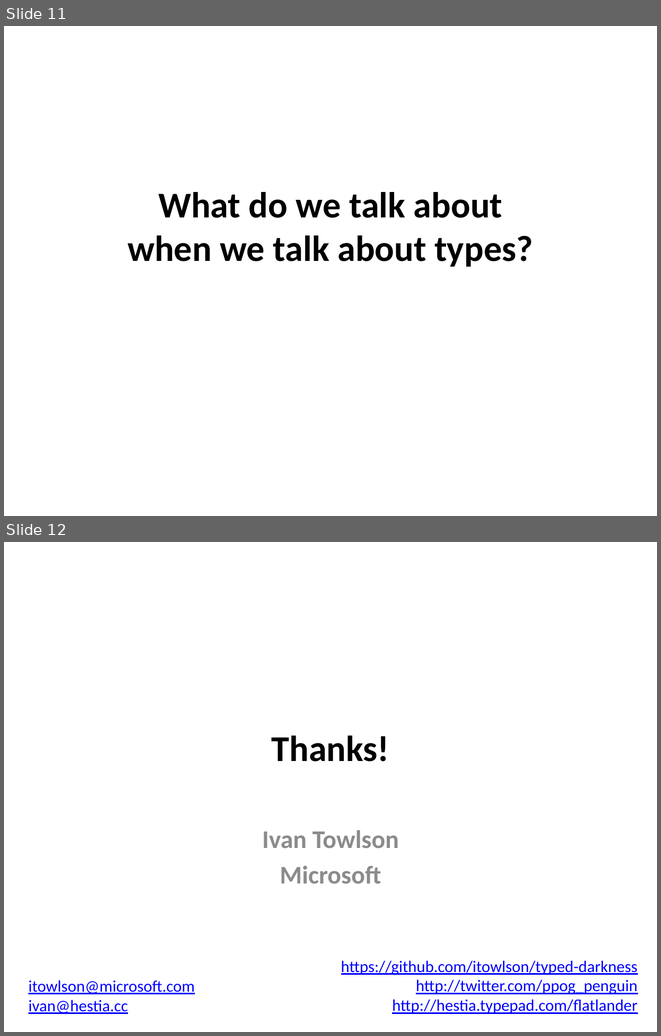
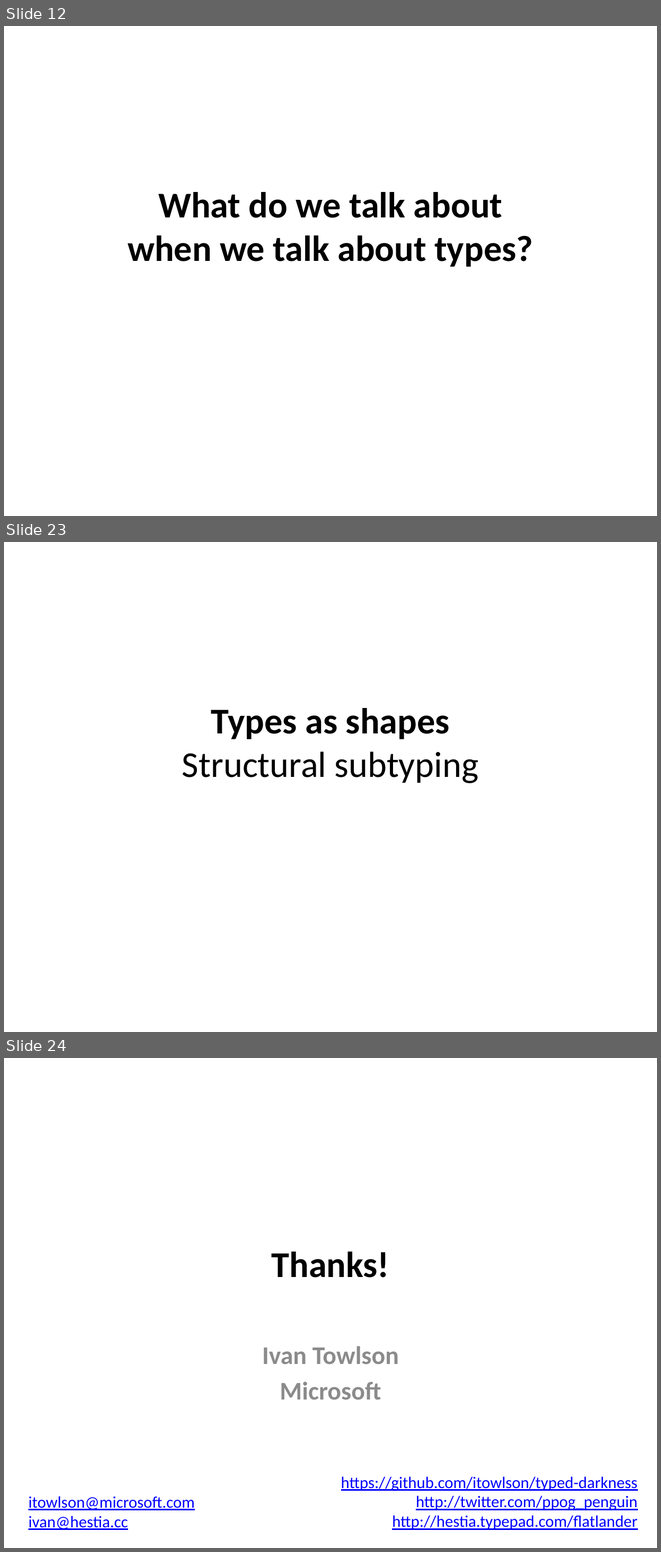
Before and after one commit to brunotag/typed-darkness, a slide deck: TypeScript type system.pptx. Shown one above the other, each under a label of ours: slides 11 and 12 before the commit, slides 12, 23 and 24 after it; the slides between them are not shown. The pictures are 661x1036 and 661x1552 pixels, drawn with LibreOffice and Linux fonts; fonts in the diff are those of the drawing. Boxes give left, top, right and bottom in pixels: in the first picture for what was removed or moved away, otherwise in the second. Text is boxed around its words. In the diff, an @@ line names an element or a change of style, - is before the commit and + after.

```diff
--- a/TypeScript type system.pptx
+++ b/TypeScript type system.pptx
@@ slide 23 added at [4, 542, 657, 1032], background #FFFFFF @@
@@ title added at [182, 708, 479, 783], 40 pt, text #000000 @@
+Types as shapes
+Structural subtyping
@@ what was slide 11 is now slide 12 @@
@@ what was slide 12 is now slide 24 @@
```
Also in this commit, not shown: 11 other slides added.
